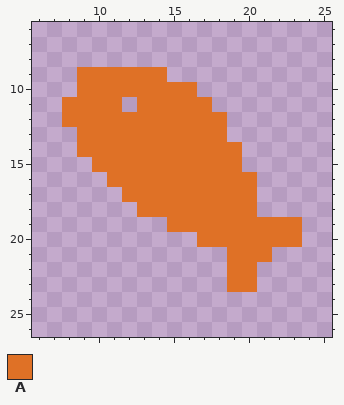
Two versions of one pixel-art file, Assets/Sprites/Treats/UpgradeTreat.aseprite. The picture above was drawn from the file before the commit.
32x32 pixels, 1 frame. Shown: x 6..25, y 6..26.
Palette (. is transparent): A #df7126
Pixels before, first column x 8:
 9 .AAAAAA.........
10 .AAAAAAAA.......
11 AAAA.AAAAA......
12 AAAAAAAAAAA.....
13 .AAAAAAAAAA.....
14 .AAAAAAAAAAA....
15 ..AAAAAAAAAA....
16 ...AAAAAAAAAA...
17 ....AAAAAAAAA...
18 .....AAAAAAAA...
19 .......AAAAAAAAA
20 .........AAAAAAA
21 ...........AAA..
22 ...........AA...
23 ...........AA...
New version:
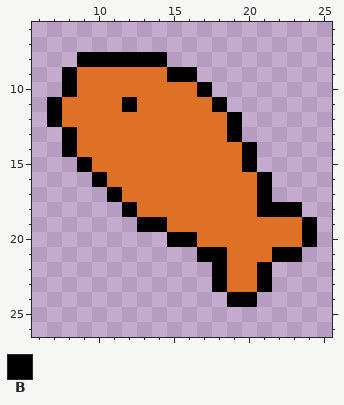
Colours new in this view: B #000000
From old to new:
The author put colour B in row 8 at x 9 to 14; in row 9 at x 8 and 15 to 16; in row 10 at x 8 and 17; in row 11 at x 7, 12 and 18; in row 12 at x 7 and 19; in row 13 at x 8 and 19.
The author put colour B in row 14 at x 8 and 20; in row 15 at x 9 and 20; in row 16 at x 10 and 21; in row 17 at x 11 and 21; in row 18 at x 12 and 21 to 23; in row 19 at x 13 to 14 and 24.
The author put colour B in row 20 at x 15 to 16 and 24; in row 21 at x 17 to 18 and 22 to 23; in rows 22 to 23 at x 18 and 21; in row 24 at x 19 to 20.
